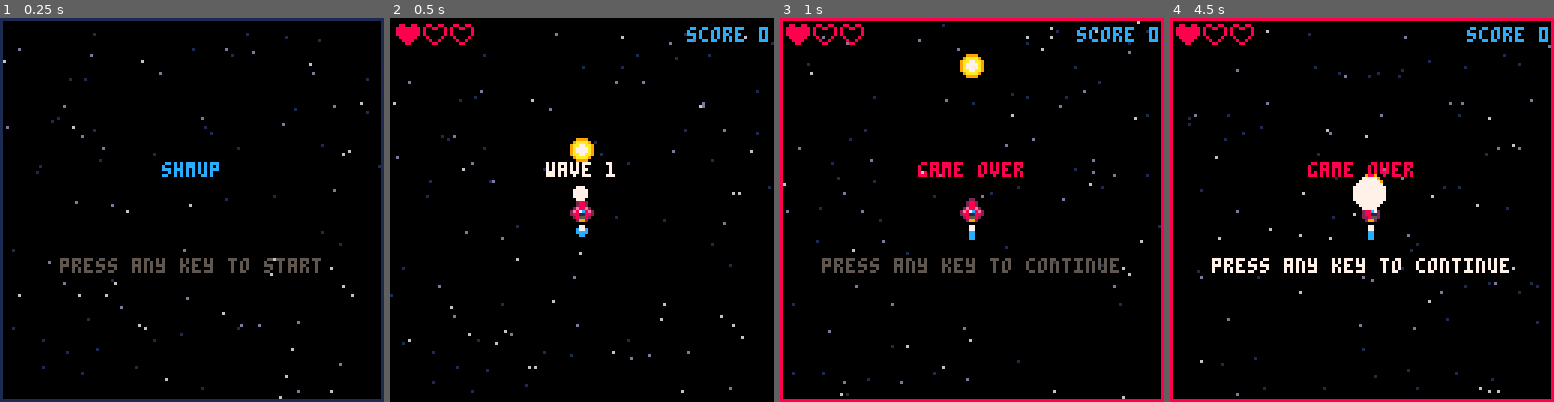
Above: before the commit, frames 1-4 (left to right).
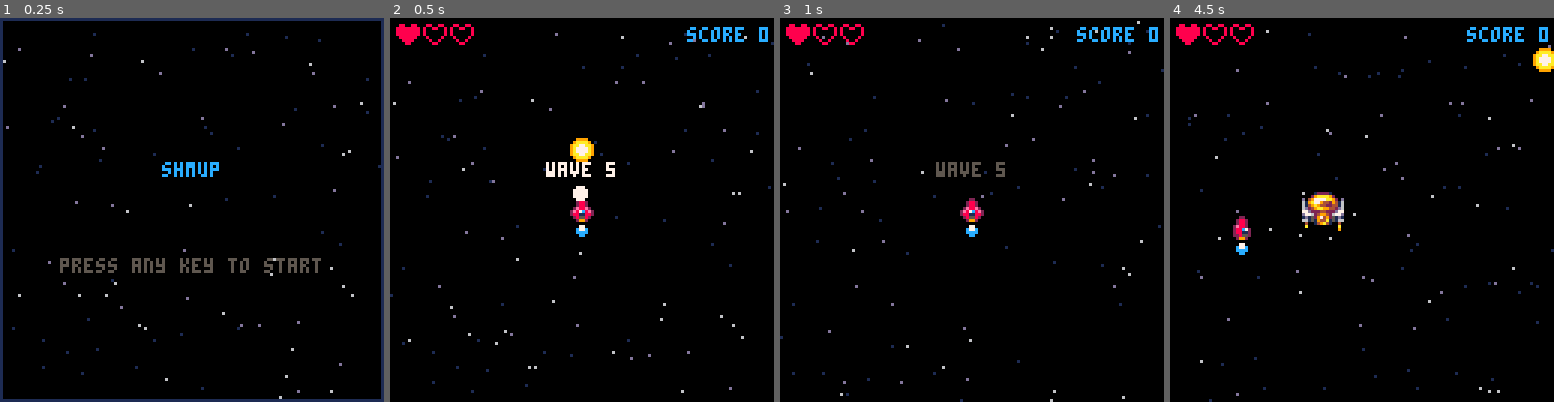
Above: after the commit, the same moments.

Repository: salty-max/shmup
Game: PICO-8 cartridge shmup.p8
Two runs of this game, one before a commit and one after it. Both use one fixed random seed, a clock stepped at 60 frames per second and the inputs below.
Inputs:
- Up to frame 1 (0.25 s): no input
- Up to frame 2 (0.5 s): tap X (X key) at 0.33 s
- Up to frame 3 (1 s): tap O (Z key) at 0.7 s
- Up to frame 4 (4.5 s): tap X (X key) at 1.07, 1.85, 2.97, 4.08 s; hold Right 1.6-2.1 s; tap O (Z key) every 0.4 s from 1.7 to 4.1 s; hold Up 2.15-2.42 s; hold Right 2.47-3.03 s; hold Left 3.08-3.58 s; hold Down 3.63-3.97 s; hold Right from 4.02 s (still down)

Frame 1 is identical in both runs. In frame 2, less than 0.1% of the frame differs, in the area x 56-59%, y 37-41%; in frame 3, 5.4%; in frame 4, 7.0%, in the area x 0-100%, y 0-100%.

Commit message:
button lockout timer + sprite size related collisions

Diff:
--- a/shmup.p8
+++ b/shmup.p8
@@ -6,6 +6,7 @@
 function _init()
 	blinkt = 1
 	t = 0
+	lockout = 0
 	start_screen()
 
 	stars = {}
@@ -19,7 +20,7 @@
 
 function start_game()
 	t = 0
-	wave = 0
+	wave = 4
 
 	next_wave()
 
@@ -47,6 +48,7 @@
 
 function _update()
 	blinkt += 1
+	t += 1
 
 	if mode == "game" then
 		update_game()
@@ -154,7 +156,7 @@
 end
 
 function draw_spr(s)
-	spr(s.spr, s.x, s.y, s.w / 8, s.h / 8)
+	spr(s.spr, s.x, s.y, ceil(s.w / 8), ceil(s.h / 8))
 end
 
 function draw_list(l)
@@ -166,13 +168,13 @@
 function collide(a, b)
 	local a_left = a.x
 	local a_top = a.y
-	local a_right = a.x + 7
-	local a_bottom = a.y + 7
+	local a_right = a.x + (a.w - 1)
+	local a_bottom = a.y + (a.h - 1)
 
 	local b_left = b.x
 	local b_top = b.y
-	local b_right = b.x + 7
-	local b_bottom = b.y + 7
+	local b_right = b.x + (b.w - 1)
+	local b_bottom = b.y + (b.h - 1)
 
 	if a_left > b_right or b_left > a_right or a_top > b_bottom or b_top > a_bottom then
 		return false
@@ -306,7 +308,6 @@
 -- update
 
 function update_game()
-	t += 1
 	player.vx = 0
 	player.vy = 0
 	player.spr = 2
@@ -402,10 +403,6 @@
 					sfx(2)
 					del(enemies, e)
 					explode(e.x + 4, e.y + 4)
-
-					if #enemies <= 0 then
-						next_wave()
-					end
 				else
 					score += 5
 					sfx(3)
@@ -423,10 +420,6 @@
 				explode(player.x + 4, player.y + 4, true)
 				lives -= 1
 				invul = invul_duration
-
-				if #enemies <= 0 then
-					next_wave()
-				end
 			end
 		end
 	else
@@ -435,11 +428,8 @@
 
 	if (lives <= 0) then
 		mode = "gameover"
+		lockout = t + 30
 		music(6)
-	end
-
-	if btnp(4) then
-		mode = "gameover"
 	end
 
 	-- engine animation
@@ -452,6 +442,10 @@
 	-- muzzle flash
 	if muzzle > 0 then
 		muzzle -= 1
+	end
+
+	if mode == "game" and #enemies <= 0 then
+		next_wave()
 	end
 
 	-- stars animation
@@ -485,7 +479,8 @@
 end
 
 function update_win()
-	update_starfield()
+	if t < lockout then return end
+
 	if not btn(4) and not btn(5) then
 		btn_released = true
 	end
@@ -499,7 +494,7 @@
 end
 
 function update_gameover()
-	update_starfield()
+	if t < lockout then return end
 
 	if not btn(4) and not btn(5) then
 		btn_released = true
@@ -664,6 +659,7 @@
 	if wave > 5 then
 		music(4)
 		mode = "win"
+		lockout = t + 30
 	else
 		if wave == 1 then
 			music(0)
@@ -711,7 +707,7 @@
 		e.spr = 144
 		e.anim = {144, 146}
 		e.scr = 100
-		e.hp = 50
+		e.hp = 5
 		e.w = 16
 		e.h = 16
 	end
